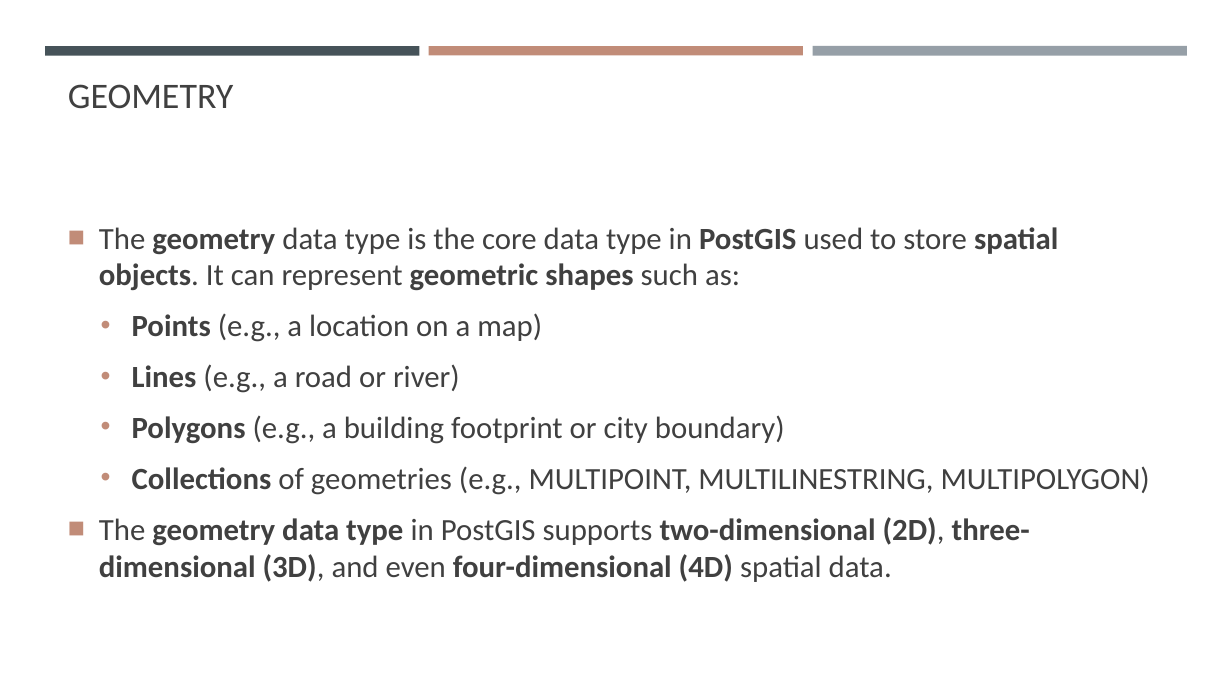
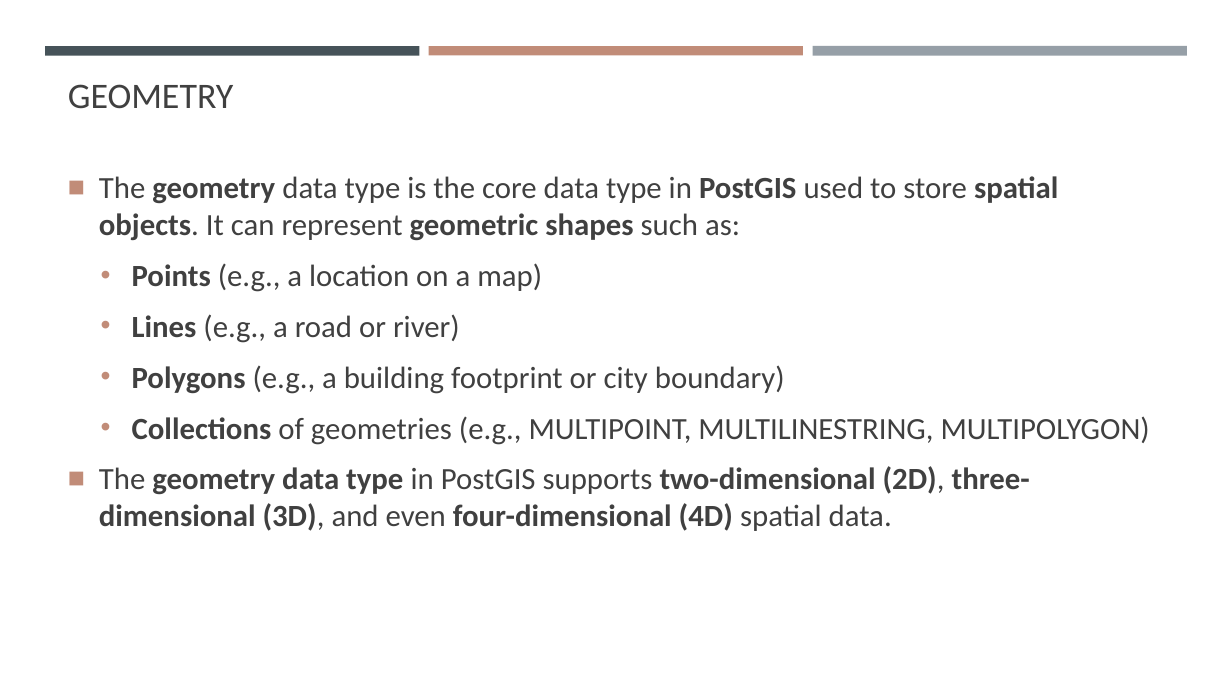
Before and after one commit to gisynw/ssj-376, a slide deck: slide 4 of docs/Lectures/Week03/Week03_SpatialData.pptx. Drawn at 1232x693 pixels with LibreOffice and Linux fonts; fonts in the diff are those of the drawing. Boxes give left, top, right and bottom in pixels: in the first picture for what was removed or moved away, otherwise in the second. Text is boxed around its words. In the diff, an @@ line names an element or a change of style, - is before the commit and + after.

Commit message:
week02 lecture

```diff
--- a/docs/Lectures/Week03/Week03_SpatialData.pptx
+++ b/docs/Lectures/Week03/Week03_SpatialData.pptx
@@ text "The geometry data type is ...": place and size @@
-text "The geometry data type is ..." at (99,227,1150,582)
+text "The geometry data type is ..." at (99,176,1150,531)
```
